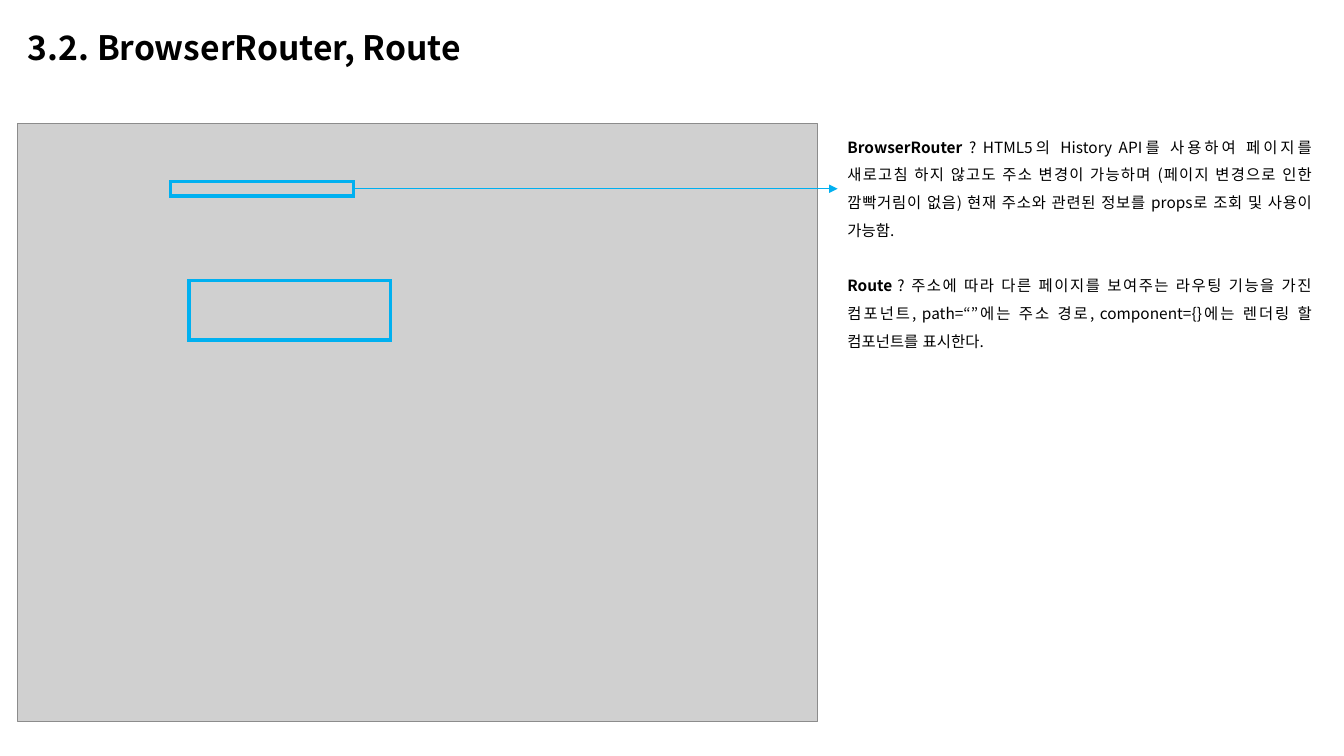
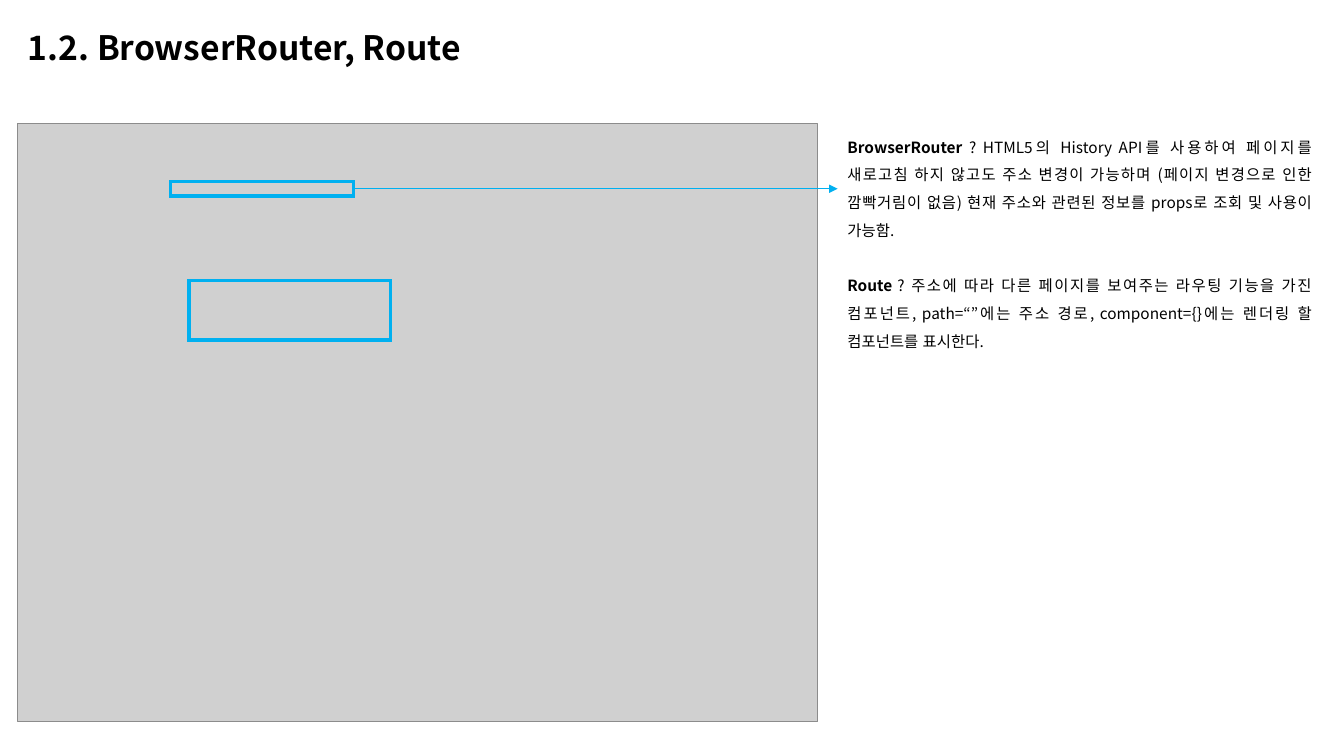
Before and after one commit to junni3h/insummnia, a slide deck: slide 14 of docs/리액트 정리.pptx (slide 11 before the commit). Drawn at 1344x756 pixels with LibreOffice and Linux fonts; fonts in the diff are those of the drawing; grey boxes stand for pictures. Boxes give left, top, right and bottom in pixels: in the first picture for what was removed or moved away, otherwise in the second. Text is boxed around its words. In the diff, an @@ line names an element or a change of style, - is before the commit and + after.

```diff
--- a/docs/리액트 정리.pptx
+++ b/docs/리액트 정리.pptx
@@ text at bbox=[28, 35, 461, 67]: text changed @@
-3.2. BrowserRouter, Route
+1.2. BrowserRouter, Route
```
Also in this commit, not shown: 12 other slides changed, 3 slides added, 18 other files.
